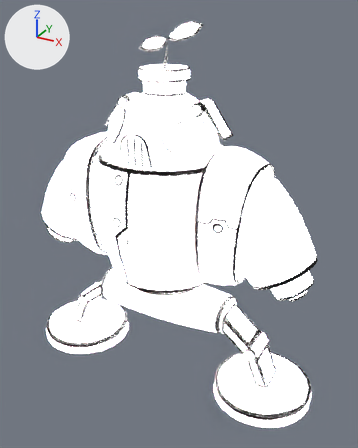
The FBX model Assets/Models/PlayerRobot.fbx as it was, and as the next commit left it.
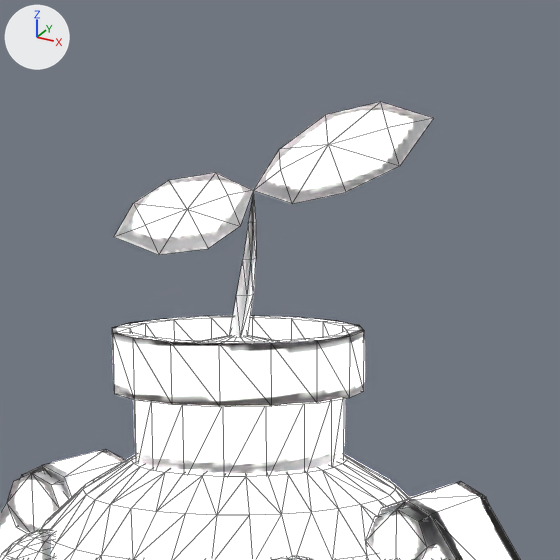
Each version is shown whole from a 50 mm camera at (1.543, -2.62, 2.425) aimed at (0.097, 0.01, 1.11), then close up on the part from 32% to 64% of the width and 0% to 25% of the height. Lighting does not change. The marker at upper left points along +X, +Y and +Z. The close-ups show mesh edges as thin lines. Where no turn or scale is listed for an object, it has been applied to the vertices.

Names of what the first close-up shows: 'Head', 'Plant'.
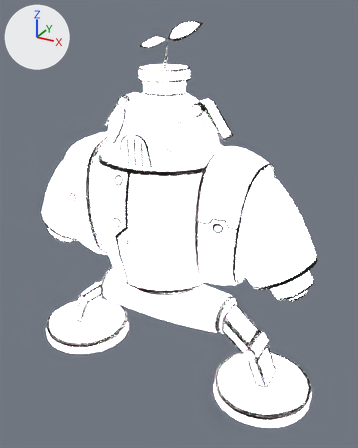
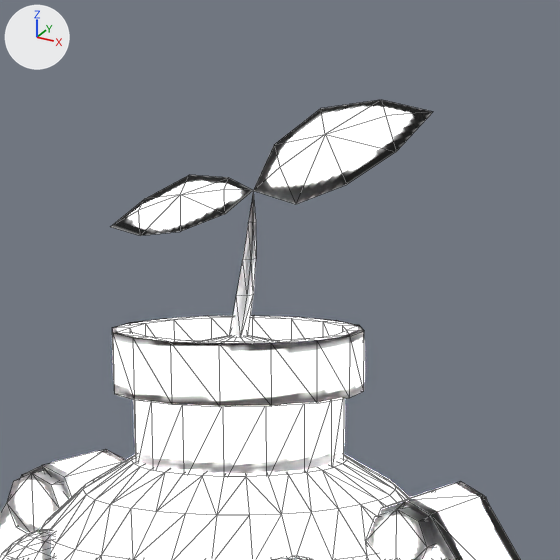
Pixel boxes (x1, y1, x2, y2) of what changed, in the close-ups (560 x 560 px; the box of a moved part takes in the faces that stretch with it):
'Plant', reshaped: before (114, 102, 434, 338); after (111, 100, 433, 338)
part 1 of me_cube_002, moved or reshaped: before (114, 173, 253, 255); after (111, 175, 253, 236)
part 2 of me_cube_002, moved or reshaped: before (253, 102, 434, 204); after (253, 100, 433, 204)

Edits to the bpy script that builds the scene:
```text
Change me_cube_002:
    where me_cube_002.from_pydata(...)  # 39 vertices, 52 faces; spans x -0.143..0.19, y -0.052..0.134, z 0.0..0.259
    used by ob_plant; location = (0.004, 0.0, 2.089)
    me_cube_002 part 1: the loose piece of 11 vertices spanning x -0.143..0.016, y -0.052..0.022, z 0.089..0.184 is multiplied about its middle by the matrix ((0.788, 0.057, 0.613), (0.607, 0.101, -0.789), (-0.107, 0.993, 0.045)), then moved by (-0.001, -0.004, 0.009)
    me_cube_002 part 2: the loose piece of 11 vertices spanning x 0.016..0.19, y 0.004..0.134, z 0.146..0.259 is multiplied about its middle by the matrix ((0.661, 0.111, 0.742), (0.726, 0.157, -0.67), (-0.191, 0.981, 0.023)), then moved by (0.006, -0.013, 0.002)
```
